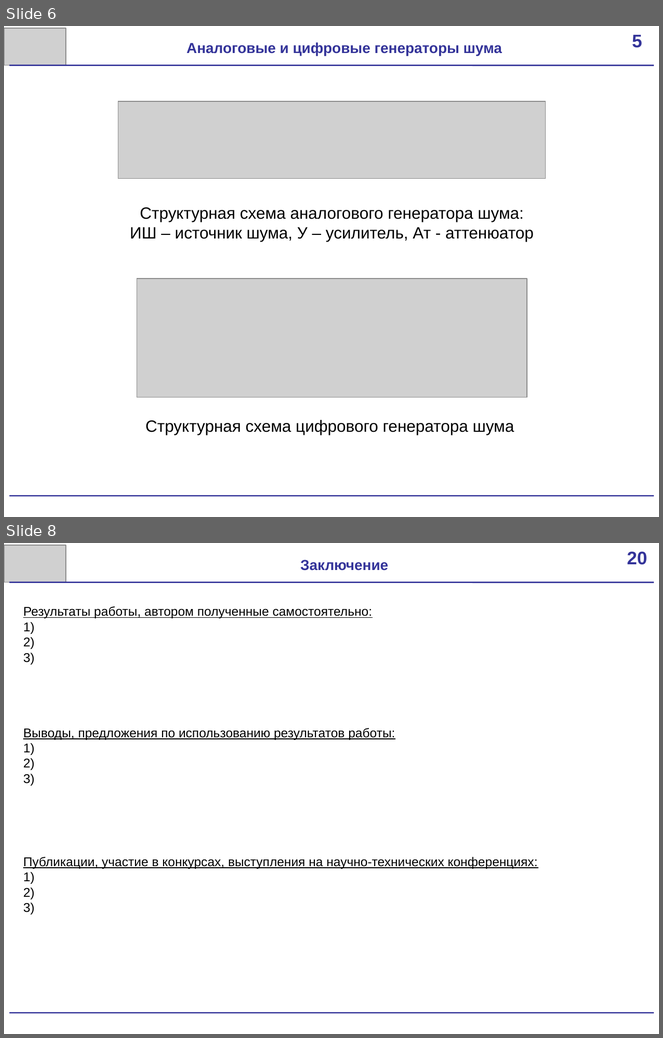
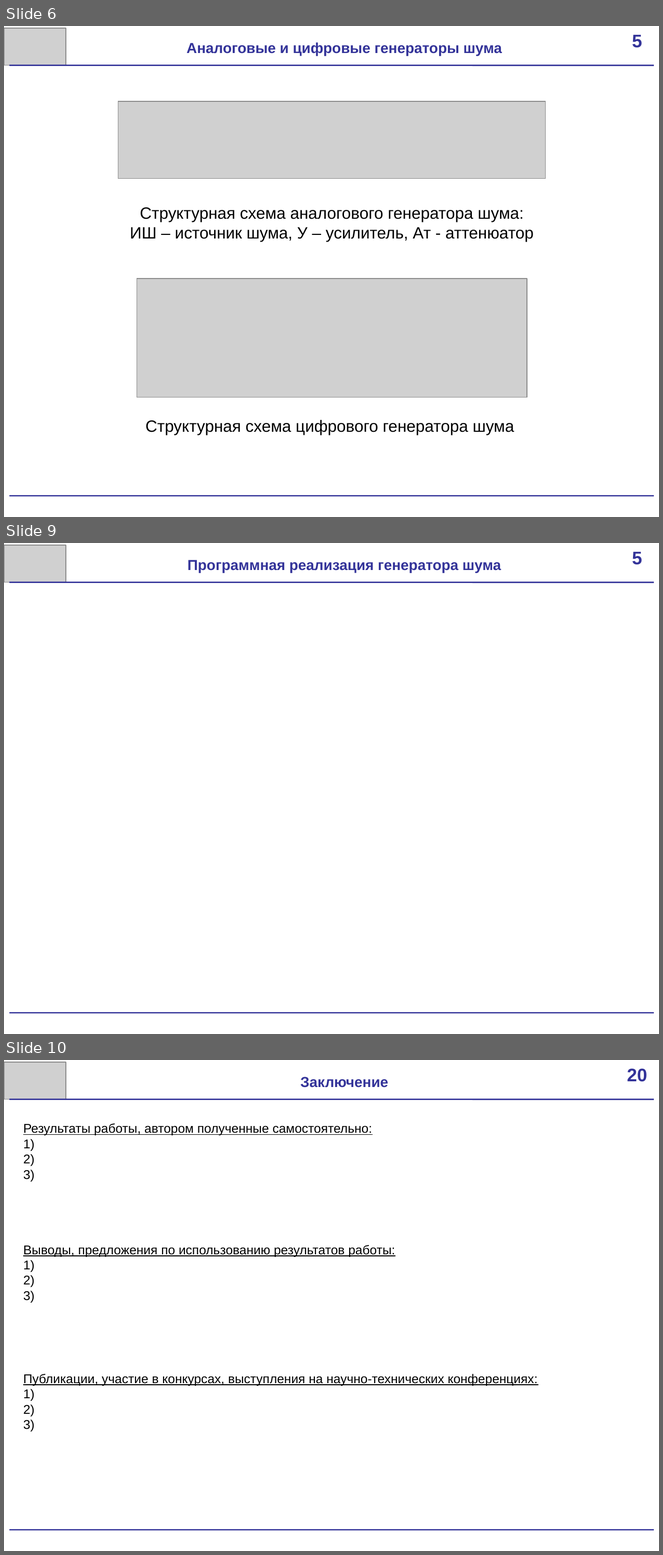
Before and after one commit to scorpion-afi/oscilator, a slide deck: documentation/Presentation.pptx. Shown one above the other, each under a label of ours: slides 6 and 8 before the commit, slides 6, 9 and 10 after it; the slides between them are not shown. The pictures are 663x1038 and 663x1555 pixels, drawn with LibreOffice and Linux fonts; fonts in the diff are those of the drawing; grey boxes stand for pictures. Boxes give left, top, right and bottom in pixels: in the first picture for what was removed or moved away, otherwise in the second. Text is boxed around its words. In the diff, an @@ line names an element or a change of style, - is before the commit and + after.

```diff
--- a/documentation/Presentation.pptx
+++ b/documentation/Presentation.pptx
@@ slide 9 added at (4, 543, 659, 1034), background #FFFFFF @@
@@ picture added at (4, 545, 65, 583) @@
@@ rectangle added at (616, 543, 659, 580), fill #FFFFFF, 20 pt, text #333399, bold @@
+5
@@ text added at (188, 560, 501, 573), 16 pt, text #333399, bold @@
+Программная реализация генератора шума
@@ line added from (9, 583) to (654, 583), #333399 1.5 pt @@
@@ line added from (9, 1014) to (654, 1014), #333399 1.5 pt @@
@@ what was slide 8 is now slide 10 @@
```
Also in this commit, not shown: 1 slide changed, 1 other slide added, 3 other files.
